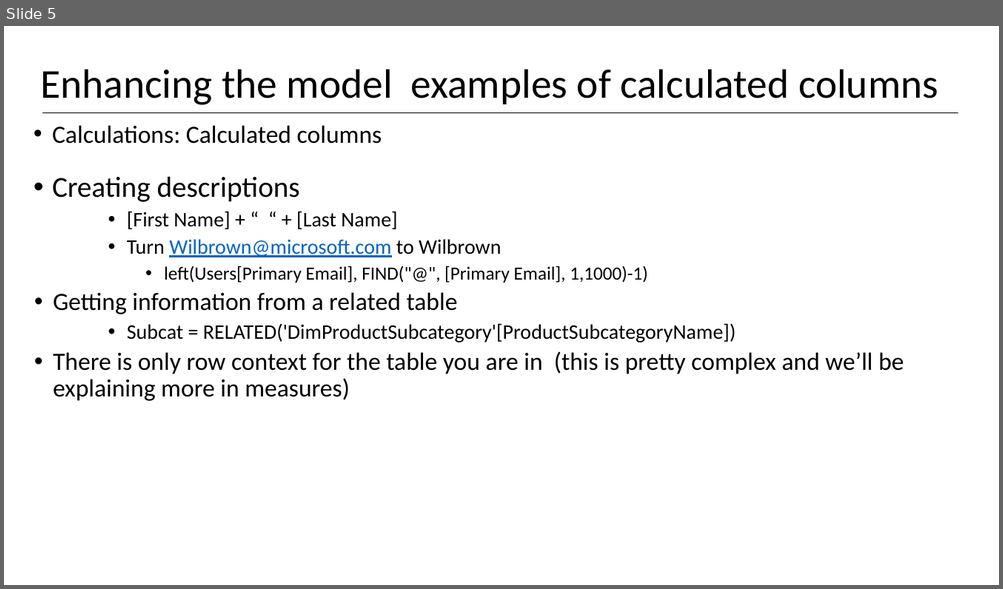
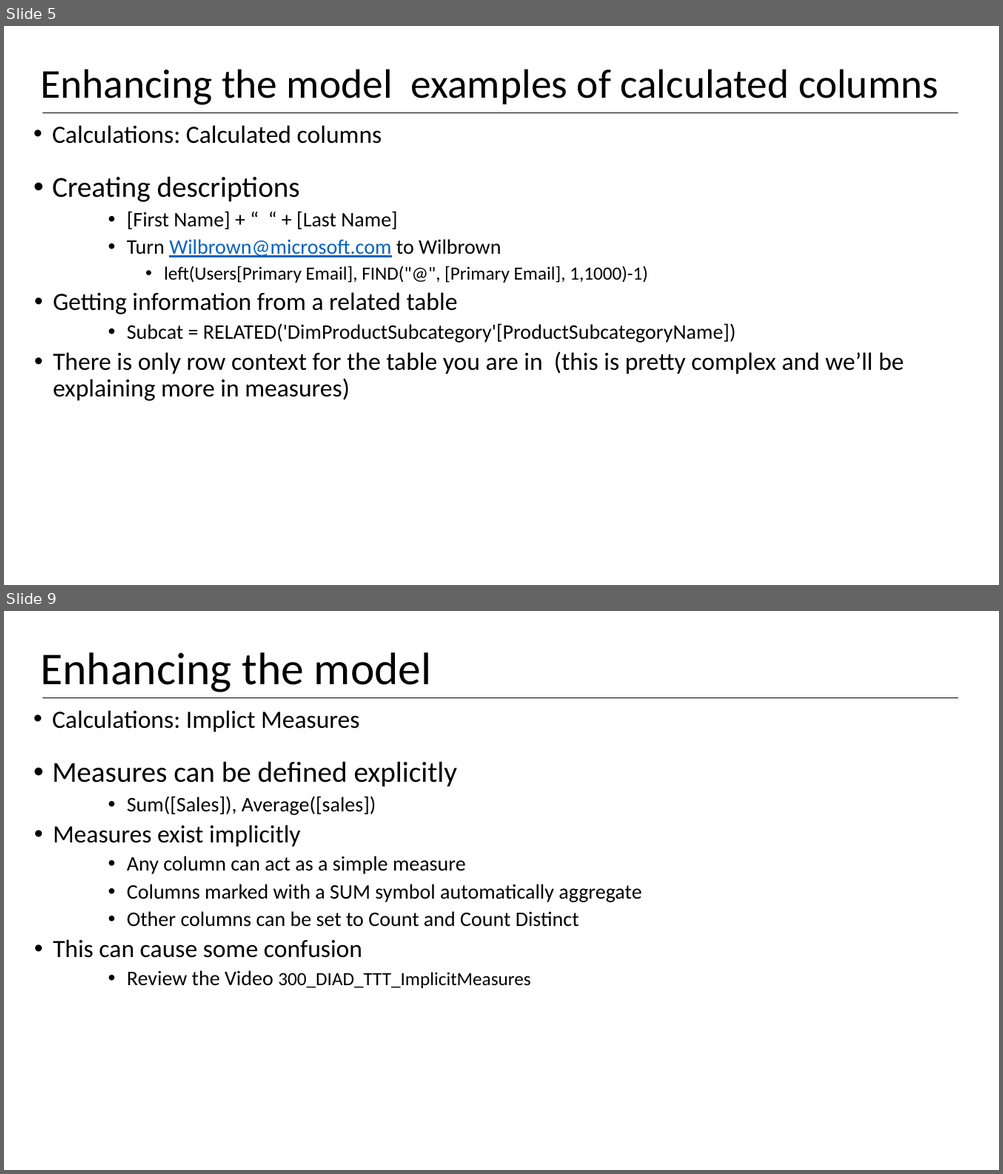
Before and after one commit to wgbrown/PBI_TTT, a slide deck: OverViewMaterials/What is Dax.pptx. Shown one above the other, each under a label of ours: slide 5 before the commit, slides 5 and 9 after it; the slides between them are not shown. The pictures are 1003x589 and 1003x1174 pixels, drawn with LibreOffice and Linux fonts; fonts in the diff are those of the drawing. Boxes give left, top, right and bottom in pixels: in the first picture for what was removed or moved away, otherwise in the second. Text is boxed around its words. In the diff, an @@ line names an element or a change of style, - is before the commit and + after.

```diff
--- a/OverViewMaterials/What is Dax.pptx
+++ b/OverViewMaterials/What is Dax.pptx
@@ slide 9 added at (x1=4, y1=611, x2=999, y2=1170), background #FFFFFF; not listed: 1 template element that a slide beside it also shows @@
@@ title added at (x1=41, y1=652, x2=432, y2=692), 44 pt, text #000000 @@
+Enhancing the model
@@ text added at (x1=52, y1=710, x2=359, y2=732), 24 pt, text #000000 @@
+• Calculations: Implict Measures
@@ text added at (x1=52, y1=761, x2=641, y2=988), 20 pt, text #000000 @@
+• Measures can be defined explicitly
+    • Sum([Sales]), Average([sales])
+  • Measures exist implicitly
+    • Any column can act as a simple measure
+    • Columns marked with a SUM symbol automatically aggregate
+    • Other columns can be set to Count and Count Distinct
+  • This can cause some confusion
+    • Review the Video 300_DIAD_TTT_ImplicitMeasures
```
Also in this commit, not shown: 5 slides changed.
